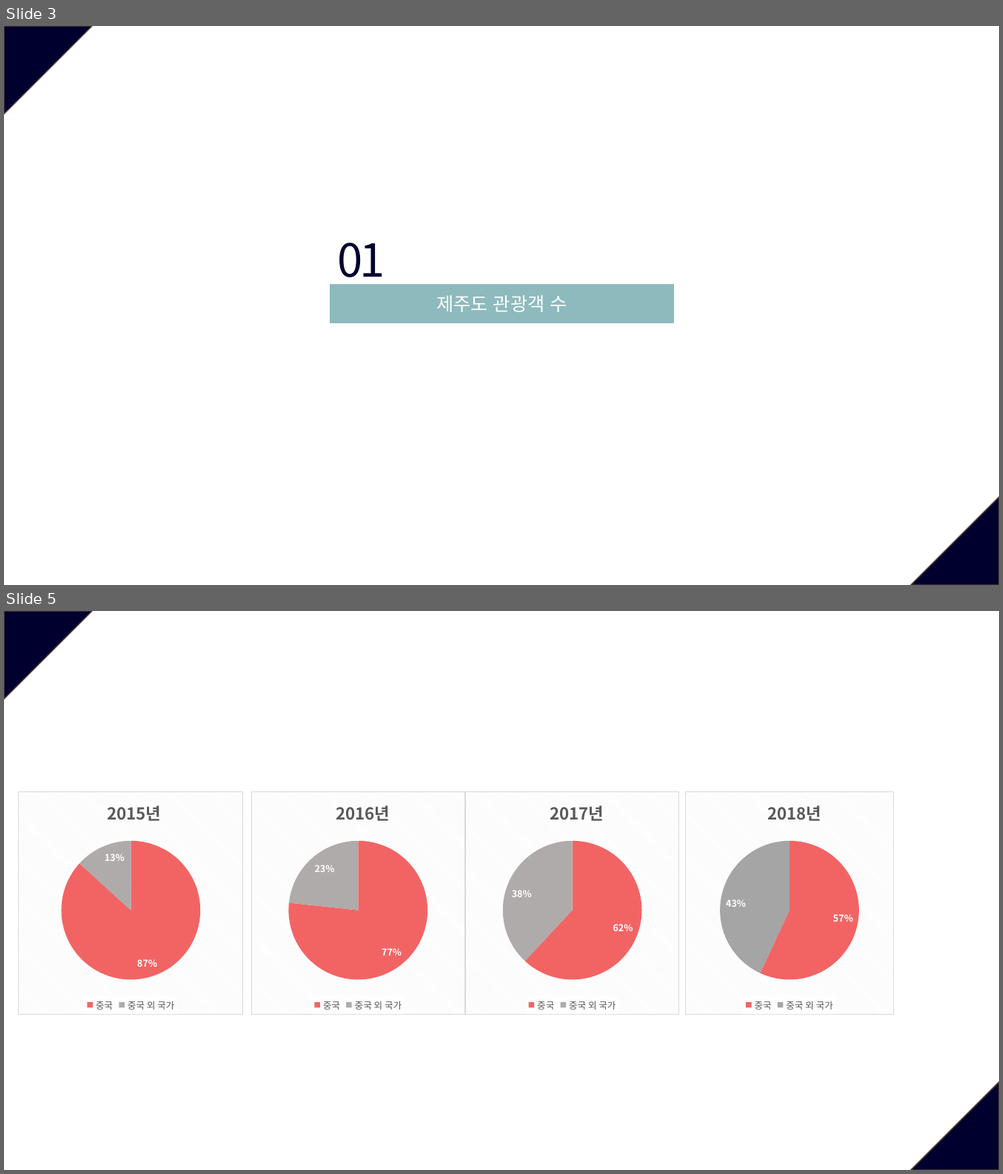
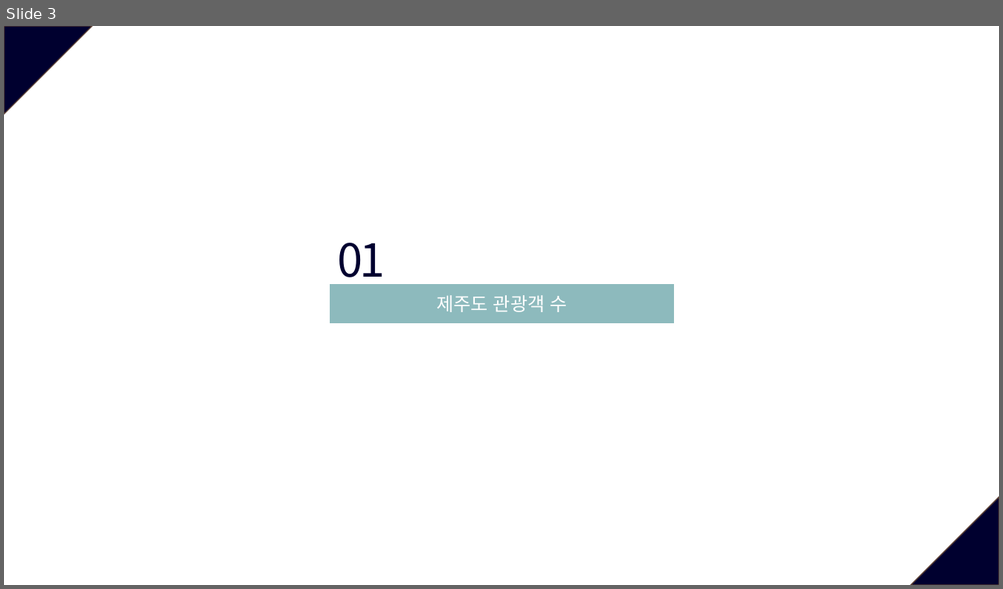
Before and after one commit to so-jeong0127/6-project, a slide deck: 6조_외부환경영향.pptx. Shown one above the other, each under a label of ours: slides 3 and 5 before the commit, slide 3 after it; the slides between them are not shown. The pictures are 1003x1174 and 1003x589 pixels, drawn with LibreOffice and Linux fonts; fonts in the diff are those of the drawing. Boxes give left, top, right and bottom in pixels: in the first picture for what was removed or moved away, otherwise in the second. Text is boxed around its words. In the diff, an @@ line names an element or a change of style, - is before the commit and + after.

```diff
--- a/6조_외부환경영향.pptx
+++ b/6조_외부환경영향.pptx
@@ slide 5 removed at <box>4,611,999,1170</box>, background #FFFFFF; not listed: 2 template elements that a slide beside it also shows @@
@@ pie chart removed at <box>18,792,244,1015</box> @@
-title "2015년 "
-categories: 중국, 중국 외 국가
-Series 1: 87, 13
@@ pie chart removed at <box>251,792,465,1015</box> @@
-title "2016년 "
-categories: 중국, 중국 외 국가
-Series 1: 77, 23
@@ pie chart removed at <box>465,792,679,1015</box> @@
-title "2017년 "
-categories: 중국, 중국 외 국가
-Series 1: 62, 38
@@ pie chart removed at <box>686,792,893,1015</box> @@
-title "2018년 "
-categories: 중국, 중국 외 국가
-Series 1: 57, 43
```
Also in this commit, not shown: 9 slides changed, 1 slide added, 1 other slide removed.
